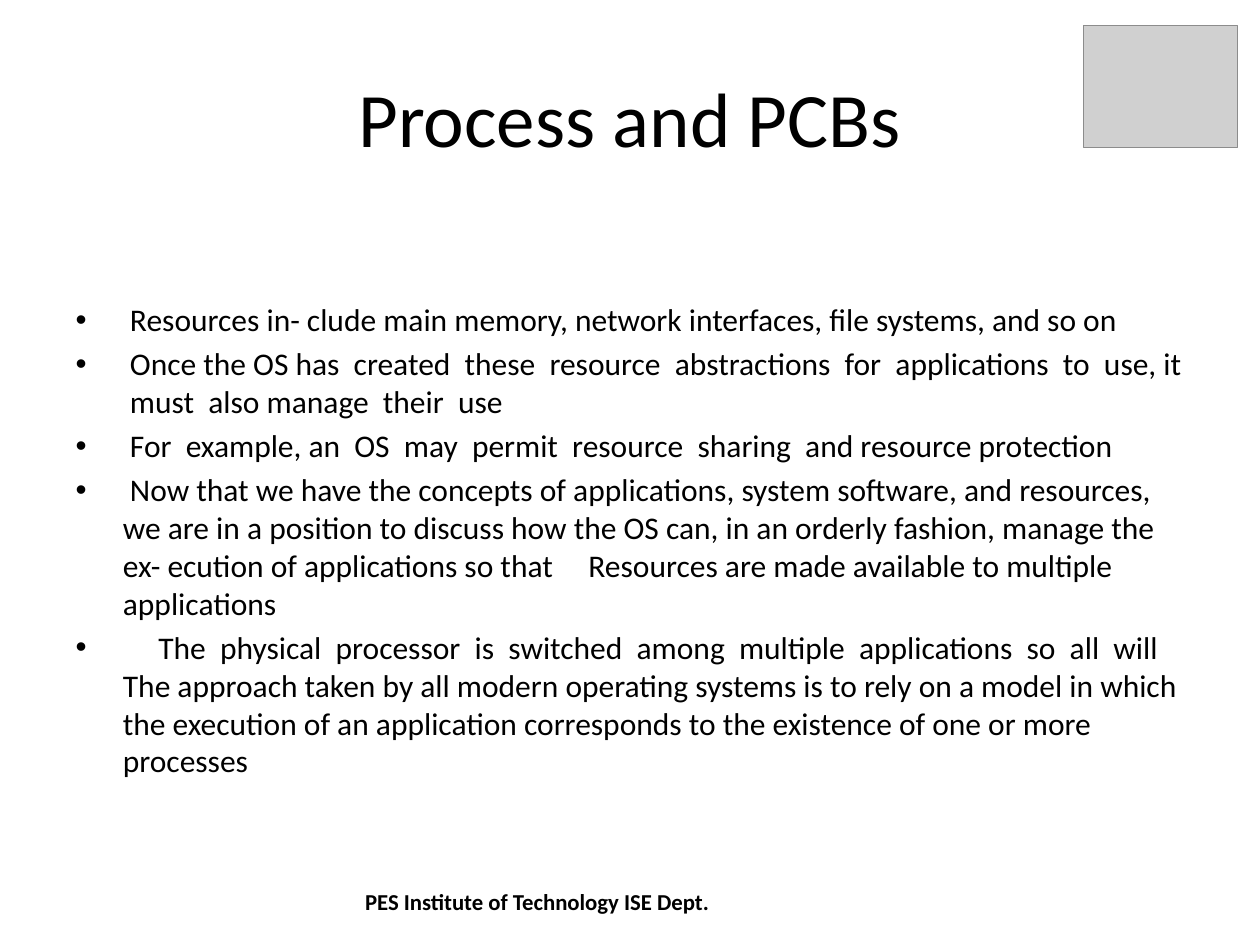
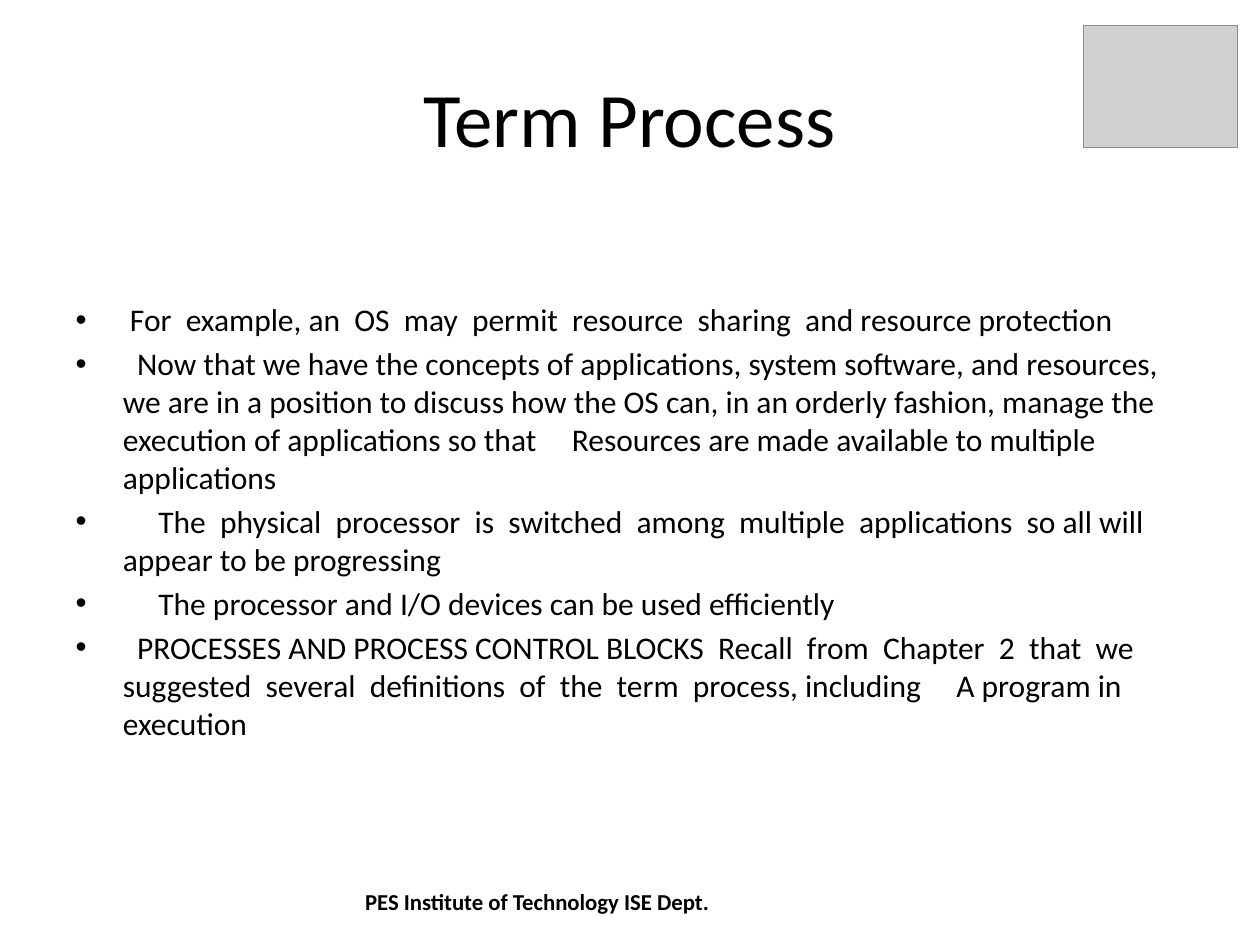
Before and after one commit to shreyasrkarthik/AutomaticSlidesGeneration, a slide deck: slide 5 of prototype/src/process.pptx. Drawn at 1260x945 pixels with LibreOffice and Linux fonts; fonts in the diff are those of the drawing; grey boxes stand for pictures. Boxes give left, top, right and bottom in pixels: in the first picture for what was removed or moved away, otherwise in the second. Text is boxed around its words. In the diff, an @@ line names an element or a change of style, - is before the commit and + after.

Commit message:
Using Keywords as title for individual slides

```diff
--- a/prototype/src/process.pptx
+++ b/prototype/src/process.pptx
@@ title at box(424, 97, 835, 148): text changed @@
-Process and PCBs
+Term Process
@@ text at box(130, 309, 1181, 419): paragraphs removed @@
-• Resources in- clude main memory, network interfaces, file systems, and so on
-• Once the OS has created these resource abstractions for applications to use, it must also manage their use
@@ text at box(123, 353, 1157, 736): text changed @@
-• Now that we have the concepts of applications, system software, and resources, we are in a position to discuss how the OS can, in an orderly fashion, manage the ex- ecution of applications so that Resources are made available to multiple applications
-• The physical processor is switched among multiple applications so all will The approach taken by all modern operating systems is to rely on a model in which the execution of an application corresponds to the existence of one or more processes
+• Now that we have the concepts of applications, system software, and resources, we are in a position to discuss how the OS can, in an orderly fashion, manage the execution of applications so that Resources are made available to multiple applications
+• The physical processor is switched among multiple applications so all will appear to be progressing
+• The processor and I/O devices can be used efficiently
+• PROCESSES AND PROCESS CONTROL BLOCKS Recall from Chapter 2 that we suggested several definitions of the term process, including A program in execution
```
Also in this commit, not shown: 5 other slides changed, 19 slides removed, 1 other file.
